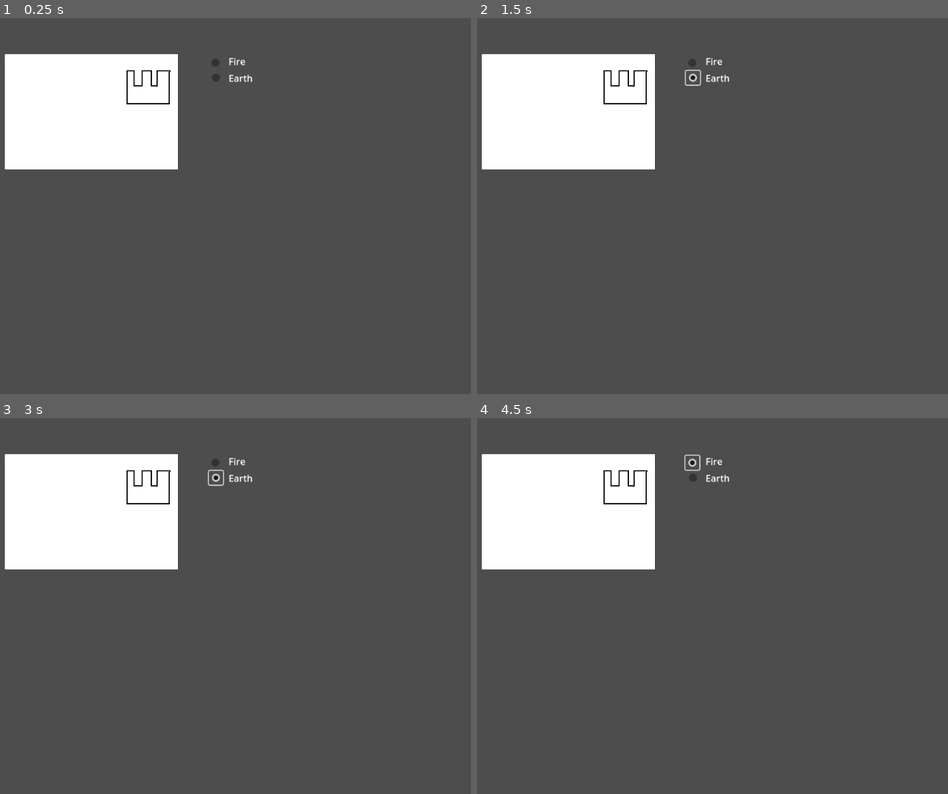
Above: before the commit, frames 1-4 (two rows, left to right).
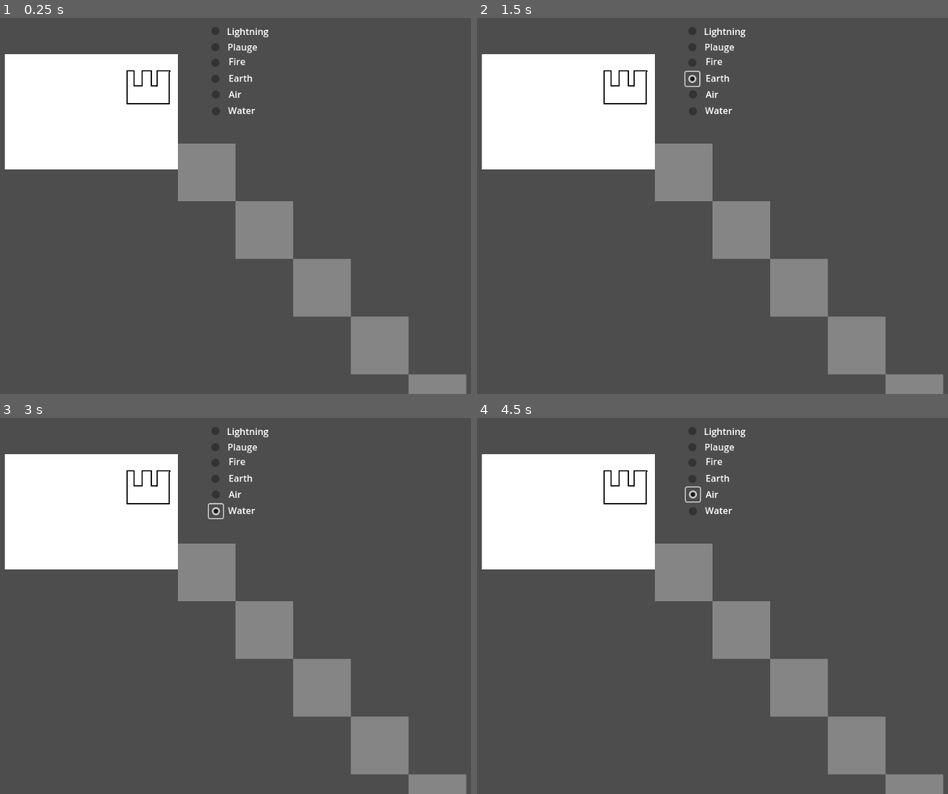
Above: after the commit, the same moments.

Repository: zac112/utu_gamejam25
Game: Godot game, scene res://TestScene.tscn
Same seed, same stepped clock (60 frames per second), same inputs: the game is played once before the commit and once after it.
Inputs (mouse positions are in pixels of both pictures, inside the frame that each line leads up to):
- Up to frame 1 (0.25 s): no input
- Up to frame 2 (1.5 s): click (693, 63) at 0.52 s; click (693, 78) at 1.27 s
- Up to frame 3 (3 s): click (216, 478) at 2.02 s; click (216, 512) at 2.77 s
- Up to frame 4 (4.5 s): click (693, 463) at 3.52 s; click (693, 493) at 4.27 s

The runs differ from the first frame. In frame 1, 8.5% of the frame differs, in the area x 37-100%, y 2-100%; in frame 2, 8.6%; in frame 3, 8.6%; in frame 4, 8.6%.

Commit message:
ui param binding needed

Diff:
--- a/TestScene.tscn
+++ b/TestScene.tscn
@@ -1,11 +1,13 @@
-[gd_scene load_steps=5 format=3 uid="uid://dudckr3yrl10b"]
+[gd_scene load_steps=6 format=3 uid="uid://15775gee50nb"]
 
 [ext_resource type="Texture2D" uid="uid://g1y70b81tueq" path="res://assets/blank.png" id="1_cguwc"]
+[ext_resource type="Script" uid="uid://c8km3ppepqkry" path="res://test_scene.gd" id="1_sreuk"]
 [ext_resource type="Texture2D" uid="uid://bio84xlk35btk" path="res://assets/city.png" id="2_wicfy"]
 [ext_resource type="Script" uid="uid://bb0y37wiqmr2h" path="res://assets/scripts/element_buttons_controller.gd" id="4_go42g"]
 [ext_resource type="ButtonGroup" uid="uid://b2ah0s3vpcwo8" path="res://new_button_group.tres" id="4_sreuk"]
 
 [node name="Node2D" type="Node2D"]
+script = ExtResource("1_sreuk")
 
 [node name="Blank" type="Sprite2D" parent="."]
 position = Vector2(-300, -155)
@@ -35,35 +37,95 @@
 
 [node name="ElementButtons" type="Node2D" parent="." node_paths=PackedStringArray("checkboxes")]
 script = ExtResource("4_go42g")
-checkboxes = [NodePath("CheckBox"), NodePath("CheckBox2")]
+checkboxes = [NodePath("CheckBox Fire"), NodePath("CheckBox Air"), null, null, null, null]
 
-[node name="CheckBox" type="CheckBox" parent="ElementButtons"]
+[node name="CheckBox Earth" type="CheckBox" parent="ElementButtons"]
+offset_left = 3.0
+offset_top = -174.0
+offset_right = 27.0
+offset_bottom = -150.0
+button_group = ExtResource("4_sreuk")
+
+[node name="CheckBox Water" type="CheckBox" parent="ElementButtons"]
+offset_left = 4.0
+offset_top = -118.0
+offset_right = 28.0
+offset_bottom = -94.0
+button_group = ExtResource("4_sreuk")
+
+[node name="CheckBox Fire" type="CheckBox" parent="ElementButtons"]
 offset_left = 3.0
 offset_top = -202.0
 offset_right = 27.0
 offset_bottom = -178.0
 button_group = ExtResource("4_sreuk")
 
-[node name="CheckBox2" type="CheckBox" parent="ElementButtons"]
+[node name="CheckBox Air" type="CheckBox" parent="ElementButtons"]
 offset_left = 4.0
-offset_top = -176.0
+offset_top = -147.0
 offset_right = 28.0
-offset_bottom = -152.0
+offset_bottom = -123.0
 button_group = ExtResource("4_sreuk")
 
-[node name="Label" type="Label" parent="ElementButtons"]
+[node name="Fire label" type="Label" parent="ElementButtons"]
 offset_left = 38.0
 offset_top = -204.0
 offset_right = 78.0
 offset_bottom = -181.0
 text = "Fire"
 
-[node name="Label2" type="Label" parent="ElementButtons"]
+[node name="Air label" type="Label" parent="ElementButtons"]
+offset_left = 38.0
+offset_top = -147.0
+offset_right = 80.0
+offset_bottom = -124.0
+text = "Air"
+
+[node name="Earth label" type="Label" parent="ElementButtons"]
 offset_left = 38.0
 offset_top = -175.0
 offset_right = 80.0
 offset_bottom = -152.0
 text = "Earth"
 
-[connection signal="pressed" from="ElementButtons/CheckBox" to="ElementButtons" method="_on_check_box_pressed" binds= [0]]
-[connection signal="pressed" from="ElementButtons/CheckBox2" to="ElementButtons" method="_on_check_box_pressed" binds= [1]]
+[node name="Lightning label" type="Label" parent="ElementButtons"]
+offset_left = 35.0
+offset_top = -256.0
+offset_right = 108.0
+offset_bottom = -233.0
+text = "Lightning"
+
+[node name="Water label" type="Label" parent="ElementButtons"]
+offset_left = 37.0
+offset_top = -119.0
+offset_right = 89.0
+offset_bottom = -96.0
+text = "Water"
+
+[node name="Plauge label" type="Label" parent="ElementButtons"]
+offset_left = 36.0
+offset_top = -229.0
+offset_right = 88.0
+offset_bottom = -206.0
+text = "Plauge"
+
+[node name="CheckBox Plauge" type="CheckBox" parent="ElementButtons"]
+offset_left = 3.0
+offset_top = -229.0
+offset_right = 27.0
+offset_bottom = -205.0
+button_group = ExtResource("4_sreuk")
+
+[node name="CheckBox Lightning" type="CheckBox" parent="ElementButtons"]
+offset_left = 3.0
+offset_top = -257.0
+offset_right = 27.0
+offset_bottom = -233.0
+button_group = ExtResource("4_sreuk")
+
+[connection signal="pressed" from="ElementButtons/CheckBox Earth" to="ElementButtons" method="_on_check_box_pressed" binds= [1]]
+[connection signal="pressed" from="ElementButtons/CheckBox Water" to="ElementButtons" method="_on_check_box_pressed" binds= [1]]
+[connection signal="pressed" from="ElementButtons/CheckBox Fire" to="ElementButtons" method="_on_check_box_pressed" binds= [0]]
+[connection signal="pressed" from="ElementButtons/CheckBox Air" to="ElementButtons" method="_on_check_box_pressed" binds= [1]]
+[connection signal="pressed" from="ElementButtons/CheckBox Plauge" to="ElementButtons" method="_on_check_box_pressed" binds= [1]]
+[connection signal="pressed" from="ElementButtons/CheckBox Lightning" to="ElementButtons" method="_on_check_box_pressed" binds= [1]]
--- a/assets/scripts/element_buttons_controller.gd
+++ b/assets/scripts/element_buttons_controller.gd
@@ -1,8 +1,7 @@
 extends Node2D
 
 @export var checkboxes : Array[CheckBox]
-@export var selectedElement : int
 
 func _on_check_box_pressed(element: int) -> void:
-	selectedElement = element
-	print(element)
+	Player.selectedElement = element
+	print(Player.selectedElement)
--- a/assets/scripts/elements.gd
+++ /dev/null
@@ -1,5 +0,0 @@
-extends Node
-
-enum Elements {Fire, Earth}
-const Fire = 0
-const Earth = 1
--- /dev/null
+++ b/collision_shape_2d.gd
@@ -0,0 +1,9 @@
+extends CollisionShape2D
+
+func _input_event(event):
+	print("I am handling event: {event}")
+	if event is InputEventMouseButton:
+			if event.button_index == MOUSE_BUTTON_LEFT and event.pressed:
+				print("clicked left")
+			if event.button_index == MOUSE_BUTTON_RIGHT and event.pressed:
+				print("clicked right")
--- /dev/null
+++ b/globals.gd
@@ -0,0 +1,14 @@
+class_name GLOBALS
+
+enum Landscape_type {WASTE = 0, PLANE, FOREST, SWAMP, MOUNTAIN, ISLAND}
+
+enum Element_type {
+#	Base ones: tier 0
+	FIRE,
+	AIR,
+	WATER,
+	EARTH,
+#	Discoverable
+	PLUAGE,
+	LIGHTNING,
+}
--- /dev/null
+++ b/landscape.gd
@@ -0,0 +1,87 @@
+class_name Landscape extends Node2D
+
+@export var sprites : Array[Texture2D]
+
+var type = GLOBALS.Landscape_type.WASTE
+
+var mouse_inside = false
+
+func _process(delta: float) -> void:
+	$Sprite2D.texture = sprites[type]
+
+
+func wastes_interaction(impacting):
+	match impacting:
+		GLOBALS.Element_type.WATER:
+			return GLOBALS.Landscape_type.PLANE
+		_:
+			return GLOBALS.Landscape_type.WASTE
+
+
+
+func plane_interaction(impacting):
+	match impacting:
+		GLOBALS.Element_type.WATER:
+			return GLOBALS.Landscape_type.FOREST
+		GLOBALS.Element_type.FIRE:
+			return GLOBALS.Landscape_type.WASTE
+		_:
+			return GLOBALS.Landscape_type.PLANE
+
+func forest_interaction(impacting):
+	match impacting:
+		GLOBALS.Element_type.FIRE:
+			return GLOBALS.Landscape_type.WASTE
+		GLOBALS.Element_type.WATER:
+			return GLOBALS.Landscape_type.SWAMP
+		_:
+			return GLOBALS.Landscape_type.FOREST
+
+func swamp_interaction(impacting):
+	match impacting:
+		_:
+			return GLOBALS.Landscape_type.SWAMP
+
+func mountain_interaction(impacting):
+	match impacting:
+		_:
+			return GLOBALS.Landscape_type.MOUNTAIN
+
+func island_interaction(impacting):
+	match impacting:
+		_:
+			return GLOBALS.Landscape_type.ISLAND
+
+func landscape_interaction(impated, impacting):
+	match impacting:
+		GLOBALS.Landscape_type.WASTE:
+			wastes_interaction(impacting)
+		GLOBALS.Landscape_type.PLANE:
+			plane_interaction(impacting)
+		GLOBALS.Landscape_type.FOREST:
+			forest_interaction(impacting)
+		GLOBALS.Landscape_type.SWAMP:
+			swamp_interaction(impacting)
+		GLOBALS.Landscape_type.MOUNTAIN:
+			mountain_interaction(impacting)
+		GLOBALS.Landscape_type.ISLAND:
+			island_interaction(impacting)
+		_:
+			push_error("Invalid impacting element.")
+
+
+func _input(event):
+	if event is InputEventMouseButton and event.is_pressed() and mouse_inside:
+		#print(event.position	)
+		if event.button_index == MOUSE_BUTTON_LEFT and event.is_pressed():
+			type = landscape_interaction(type, Player.selectedElement)
+
+
+
+
+func _on_area_2d_mouse_entered() -> void:
+	mouse_inside = true
+
+
+func _on_area_2d_mouse_exited() -> void:
+	mouse_inside = false
--- /dev/null
+++ b/landscape.tscn
@@ -0,0 +1,28 @@
+[gd_scene load_steps=9 format=3 uid="uid://das7b8u7m8c6m"]
+
+[ext_resource type="Script" uid="uid://uyyp43ho63do" path="res://landscape.gd" id="1_j1j1h"]
+[ext_resource type="Texture2D" uid="uid://c51d0nqlums3h" path="res://assets/landscape_assests/forest.png" id="2_asa4r"]
+[ext_resource type="Texture2D" uid="uid://cfp8qapil4occ" path="res://assets/landscape_assests/wastes.png" id="2_c14k7"]
+[ext_resource type="Texture2D" uid="uid://b0pmvfbxcckf0" path="res://assets/landscape_assests/island.png" id="3_6vom0"]
+[ext_resource type="Texture2D" uid="uid://bspel1opnu1w" path="res://assets/landscape_assests/planes.png" id="3_tsij1"]
+[ext_resource type="Texture2D" uid="uid://d1u33bwy83ti5" path="res://assets/landscape_assests/swamp.png" id="4_d76ii"]
+[ext_resource type="Texture2D" uid="uid://36xbwn51w25l" path="res://assets/landscape_assests/mountain.png" id="6_s6x4i"]
+
+[sub_resource type="RectangleShape2D" id="RectangleShape2D_5ivgy"]
+size = Vector2(96, 99)
+
+[node name="Landscape" type="Node2D"]
+script = ExtResource("1_j1j1h")
+sprites = Array[Texture2D]([ExtResource("2_c14k7"), ExtResource("3_tsij1"), ExtResource("4_d76ii"), ExtResource("2_asa4r"), ExtResource("6_s6x4i"), ExtResource("3_6vom0")])
+
+[node name="Sprite2D" type="Sprite2D" parent="."]
+texture = ExtResource("2_c14k7")
+
+[node name="Area2D" type="Area2D" parent="Sprite2D"]
+
+[node name="CollisionShape2D" type="CollisionShape2D" parent="Sprite2D/Area2D"]
+position = Vector2(0, -1.5)
+shape = SubResource("RectangleShape2D_5ivgy")
+
+[connection signal="mouse_entered" from="Sprite2D/Area2D" to="." method="_on_area_2d_mouse_entered"]
+[connection signal="mouse_exited" from="Sprite2D/Area2D" to="." method="_on_area_2d_mouse_exited"]
--- /dev/null
+++ b/player.gd
@@ -0,0 +1,5 @@
+extends Node
+
+
+@export var selectedElement = 0;
+@export var mana = 100
--- a/project.godot
+++ b/project.godot
@@ -17,7 +17,7 @@
 
 [autoload]
 
-Elements="*res://assets/scripts/elements.gd"
+Player="*res://player.gd"
 
 [display]
 
--- /dev/null
+++ b/test_scene.gd
@@ -0,0 +1,12 @@
+extends Node2D
+
+#{WASTE, PLANE, FOREST, SWAMP, MOUNTAIN, ISLAND}
+
+
+
+func _ready() -> void:
+	var scene = load("res://landscape.tscn")
+	for n in range(8):
+		var instance = scene.instantiate()
+		instance.position = Vector2(100*n, 100*n)
+		add_child(instance)
Binary file added: assets/landscape_assests/forest.png
Not shown, added: assets/landscape_assests/forest.png.import
Binary file added: assets/landscape_assests/island.png
Not shown, added: assets/landscape_assests/island.png.import
Binary file added: assets/landscape_assests/mountain.png
Not shown, added: assets/landscape_assests/mountain.png.import
Binary file added: assets/landscape_assests/planes.png
Not shown, added: assets/landscape_assests/planes.png.import
Binary file added: assets/landscape_assests/swamp.png
Not shown, added: assets/landscape_assests/swamp.png.import
Binary file added: assets/landscape_assests/wastes.png
Not shown, added: assets/landscape_assests/wastes.png.import
(and 9 more such lines)
